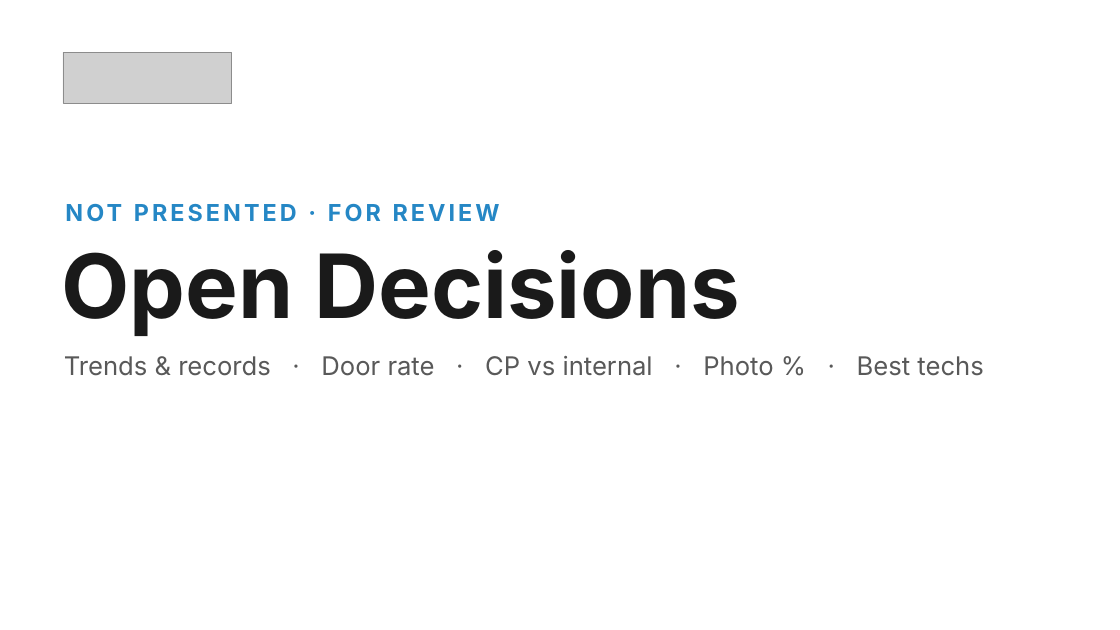
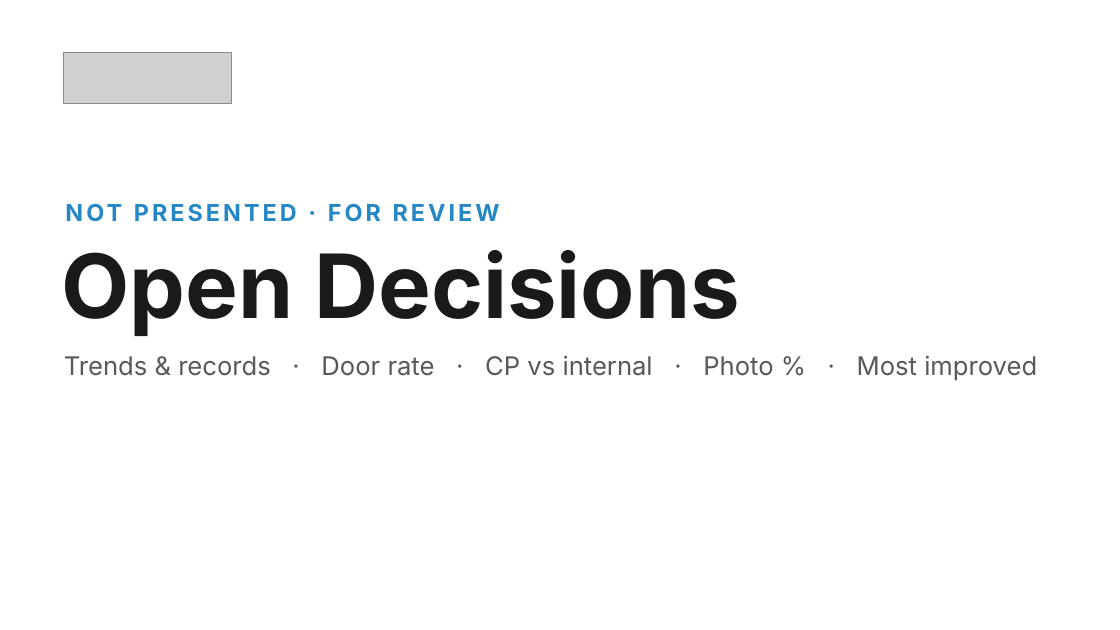
Before and after one commit to Ndresner/Noah, a slide deck: slide 192 of day2-deck/decks/Fixed Ops - Day 2 Example Test Deck.pptx. Drawn at 1120x630 pixels with LibreOffice and Linux fonts; fonts in the diff are those of the drawing; grey boxes stand for pictures. Boxes give left, top, right and bottom in pixels: in the first picture for what was removed or moved away, otherwise in the second. Text is boxed around its words. In the diff, an @@ line names an element or a change of style, - is before the commit and + after.

```diff
--- a/day2-deck/decks/Fixed Ops - Day 2 Example Test Deck.pptx
+++ b/day2-deck/decks/Fixed Ops - Day 2 Example Test Deck.pptx
@@ text at [64,356,1037,380]: text changed @@
-Trends & records · Door rate · CP vs internal · Photo % · Best techs
+Trends & records · Door rate · CP vs internal · Photo % · Most improved
```
Also in this commit, not shown: 1 slide removed, 4 other files.
